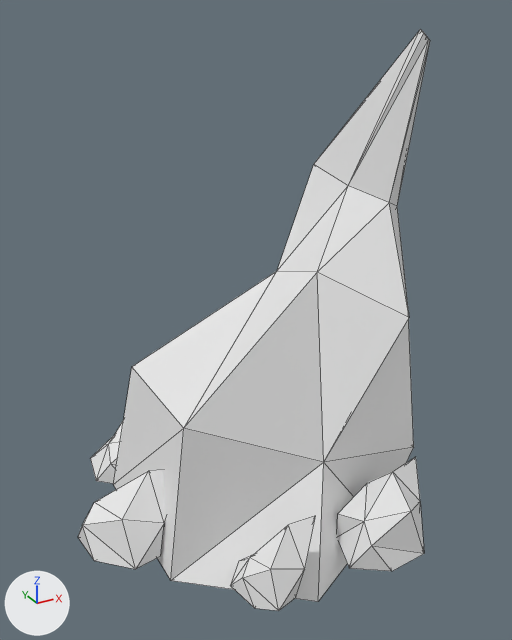
What one commit did to the FBX model Assets/Models/rock-spike-3.fbx.
One viewpoint serves both versions: a 50 mm camera at (-2.46, -4.21, 3.51) aimed at (-0.09, 0.11, 1.35). Every picture has the same lights, and +X, +Y and +Z are marked at lower left. Mesh edges are drawn as thin lines. Where no turn or scale is listed for an object, it has been applied to the vertices.
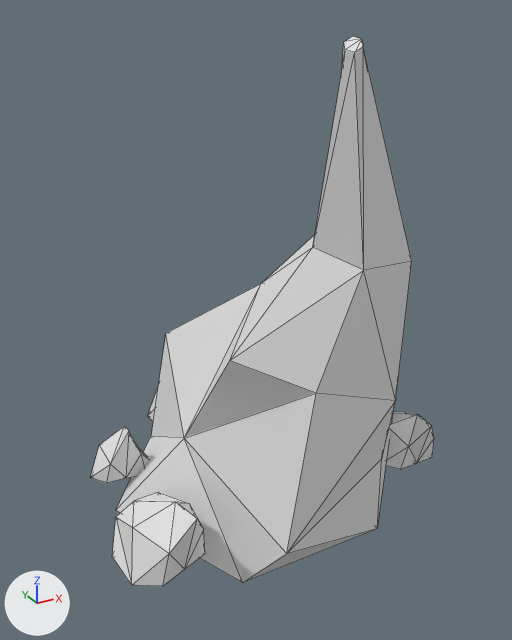
Where the newer file only moved an object's origin or applied its transform, the numbers keep the older frame.

Location of each change, [x1, y1, x2, y2] in pixels of the pictures (512 x 640 px; the box of a moved part takes in the faces that stretch with it):
'Cylinder.002', mesh turned: before [113, 29, 430, 602]; after [116, 36, 412, 583]
'Cube.004', reshaped, turned, rescaled: before [78, 421, 424, 611]; after [90, 388, 434, 586]
part 1 of me_cube_006, moved or reshaped: before [231, 516, 316, 611]; after [90, 427, 148, 483]
part 2 of me_cube_006, moved or reshaped (not visible before): after [386, 412, 434, 469]
part 3 of me_cube_006, moved or reshaped: before [337, 457, 424, 571]; after [112, 492, 205, 586]
part 4 of me_cube_006, moved or reshaped: before [78, 470, 166, 569]; after [147, 388, 158, 421]
part 5 of me_cube_006, moved or reshaped (not visible afterwards): before [91, 421, 123, 484]

Diff of the bpy script that builds the scene:
```diff
--- a/Assets/Models/rock-spike-3.fbx.py
+++ b/Assets/Models/rock-spike-3.fbx.py
@@ me_cylinder_003 @@
 me_cylinder_003.from_pydata(...)  # 30 vertices, 56 faces; spans x -1.16..1.12, y -1.23..1.28, z -0.35..3.38
 # used by ob_cylinder_002; location = (0.0, 0.0, 0.0)
+# me_cylinder_003 part 6: the whole mesh is turned -90 degrees about the z axis through the mesh origin
@@ me_cube_006 @@
 me_cube_006.from_pydata(...)  # 90 vertices, 160 faces; spans x -3.98..5.89, y -5.58..5.66, z -0.45..2.13
 # used by ob_cube_004; location = (0.0, 0.0, 0.0); rotation_euler = (0.0, 0.0, 2.725), in degrees (0, 0, 156); scale = (0.257, 0.257, 0.257)
+# me_cube_006 part 1: the loose piece of 18 vertices spanning x -0.62..1.57, y 3.65..5.66, z -0.35..1.92 is turned 86.2 degrees about the z axis through its middle and scaled by 0.27, then moved by (-1.52, -3.95, -0.6)
+# me_cube_006 part 2: the loose piece of 18 vertices spanning x -0.07..2.34, y -5.58..-3.5, z -0.12..1.58 is turned 66.2 degrees about the z axis through its middle and scaled by 0.27, then moved by (0.06, 4.32, -0.56)
+# me_cube_006 part 3: the loose piece of 18 vertices spanning x -3.98..-1.52, y 1.93..4.4, z -0.25..1.78 is turned 66.2 degrees about the z axis through its middle and scaled by 0.27, then moved by (1.62, -3.51, -0.58)
+# me_cube_006 part 4: the loose piece of 18 vertices spanning x 2.8..5.81, y 1.33..3.84, z -0.14..2.13 is turned 66.2 degrees about the z axis through its middle and scaled by 0.27, then moved by (-4.52, -1.25, -0.75)
+# me_cube_006 part 5: the loose piece of 18 vertices spanning x 3.41..5.89, y -2.37..-0.24, z -0.45..2.13 is turned 66.2 degrees about the z axis through its middle and scaled by 0.27, then moved by (-3.63, 2.29, -0.71)
@@ ob_cube_004 @@
 ob_cube_004.location = (0.0, 0.0, 0.0)
-ob_cube_004.rotation_euler = (0.0, 0.0, 2.725)  # degrees (0, 0, 156)
-ob_cube_004.scale = (0.257, 0.257, 0.257)
```
